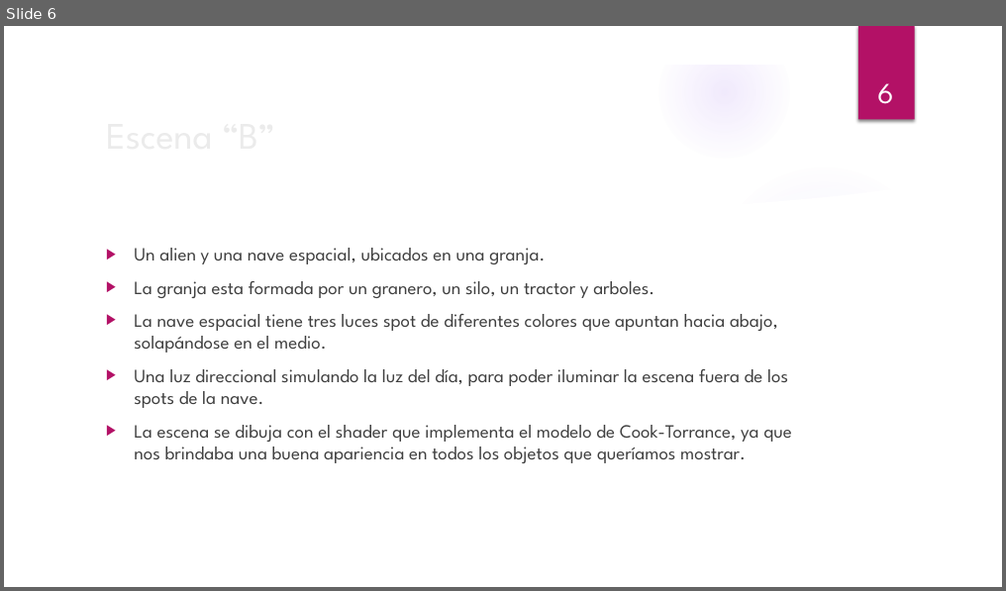
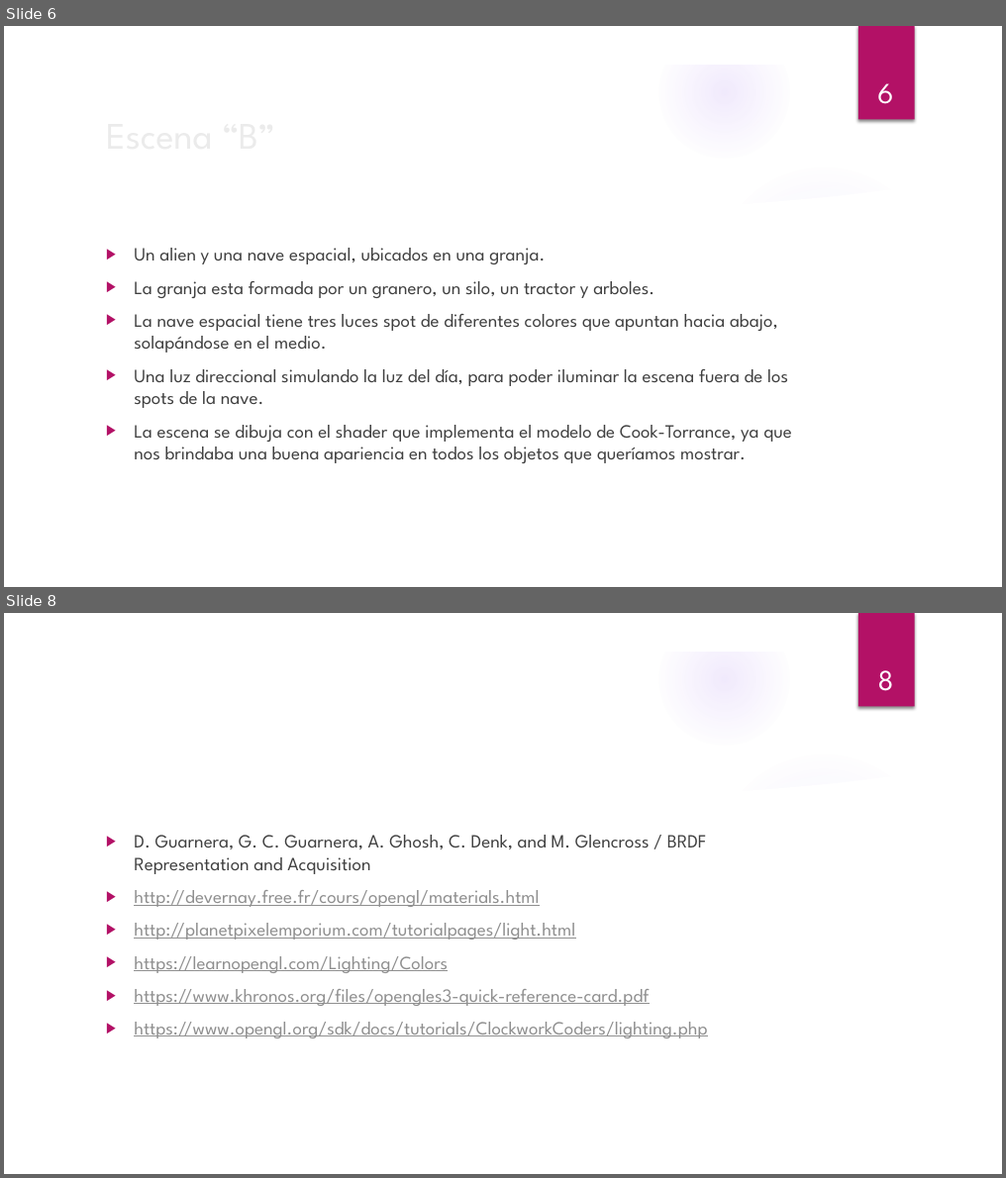
Before and after one commit to nlandau91/CG2019, a slide deck: Proyecto2/Presentacion Proyecto 2.pptx. Shown one above the other, each under a label of ours: slide 6 before the commit, slides 6 and 8 after it; the slides between them are not shown. The pictures are 1006x591 and 1006x1178 pixels, drawn with LibreOffice and Linux fonts; fonts in the diff are those of the drawing; background and template pictures are left out. Boxes give left, top, right and bottom in pixels: in the first picture for what was removed or moved away, otherwise in the second. Text is boxed around its words. In the diff, an @@ line names an element or a change of style, - is before the commit and + after.

```diff
--- a/Proyecto2/Presentacion Proyecto 2.pptx
+++ b/Proyecto2/Presentacion Proyecto 2.pptx
@@ slide 8 added at [4, 613, 1002, 1174], background picture (left out); not listed: 9 template elements that a slide beside it also shows @@
@@ page number added at [878, 670, 894, 691], 28 pt, text #FFFFFF @@
+8
@@ text added at [134, 835, 707, 1039], 18 pt, text #8F8F8F, underline @@
+▶ D. Guarnera, G. C. Guarnera, A. Ghosh, C. Denk, and M. Glencross / BRDF Representation and Acquisition
+▶ http://devernay.free.fr/cours/opengl/materials.html
+▶ http://planetpixelemporium.com/tutorialpages/light.html
+▶ https://learnopengl.com/Lighting/Colors
+▶ https://www.khronos.org/files/opengles3-quick-reference-card.pdf
+▶ https://www.opengl.org/sdk/docs/tutorials/ClockworkCoders/lighting.php
```
Also in this commit, not shown: 4 slides changed.
